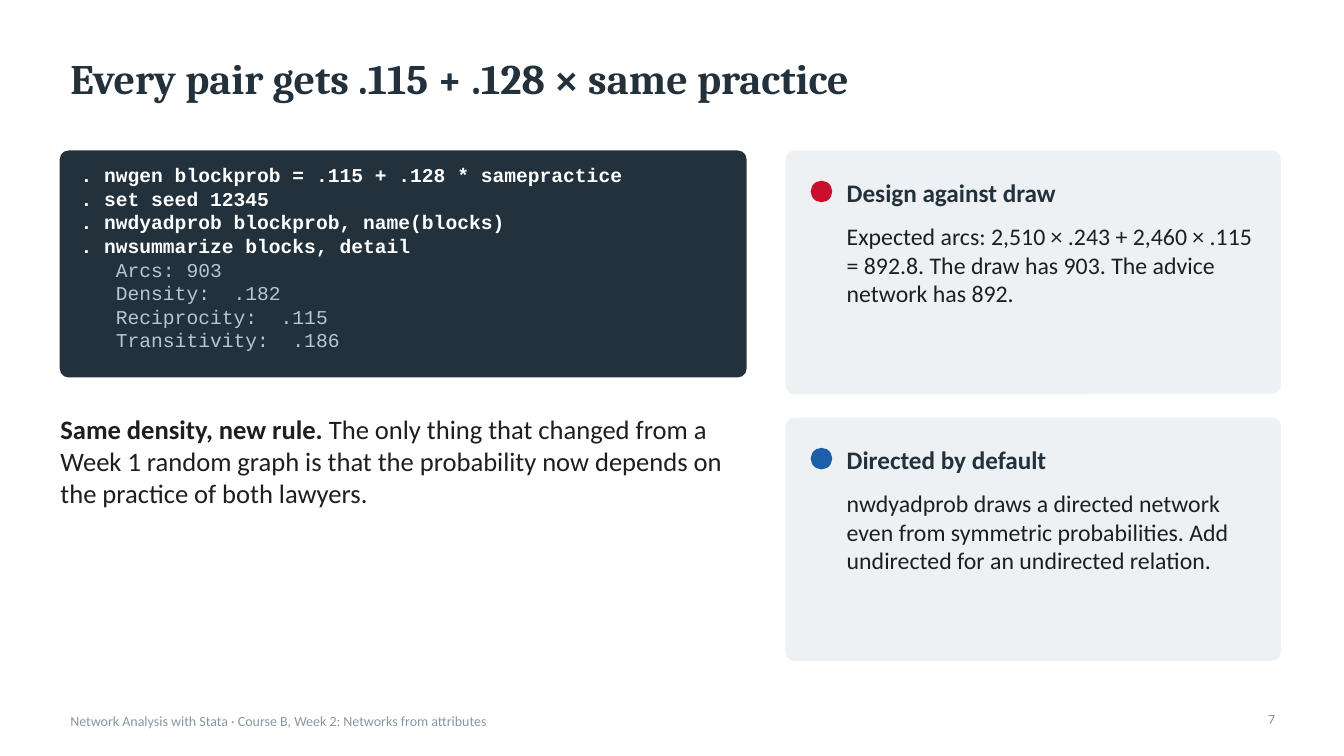
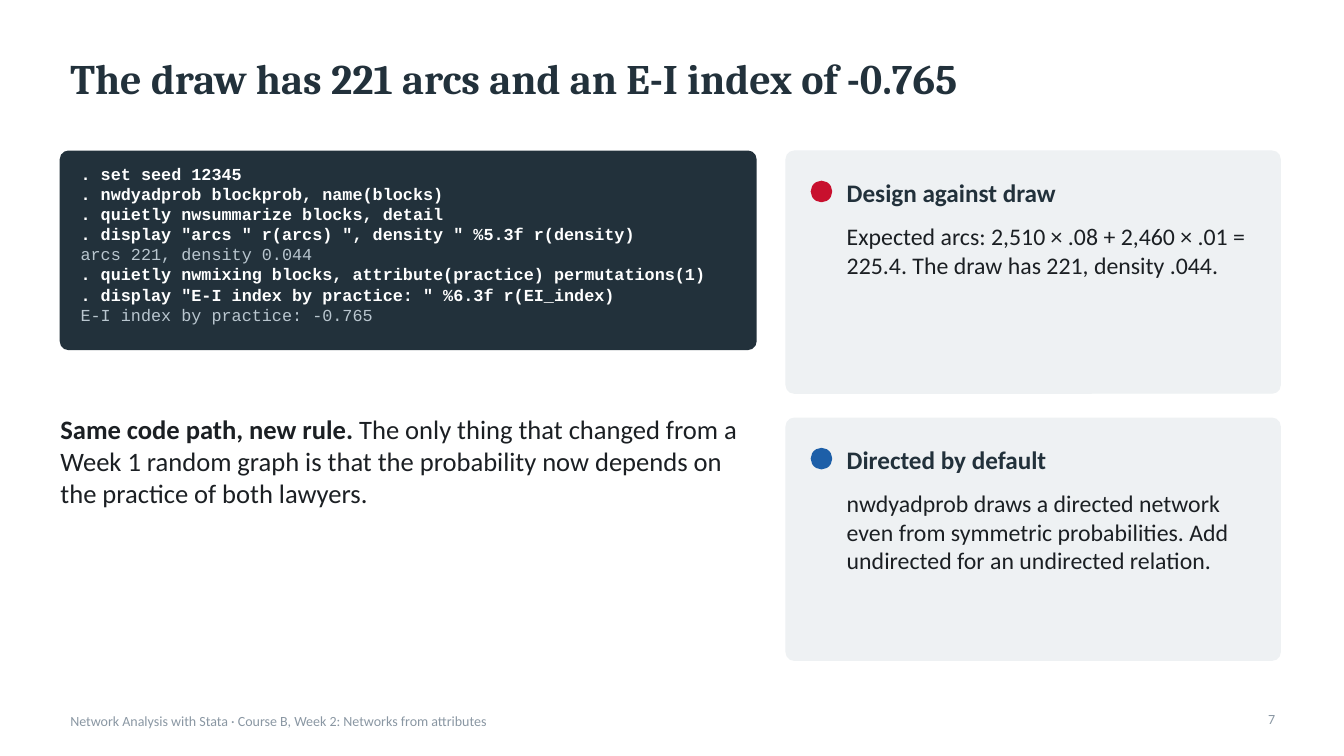
Before and after one commit to thomas-u-grund/nwcommands, a slide deck: slide 7 of website/book/teaching/slides/courseB_week02_networks_from_attributes.pptx. Drawn at 1344x756 pixels with LibreOffice and Linux fonts; fonts in the diff are those of the drawing. Boxes give left, top, right and bottom in pixels: in the first picture for what was removed or moved away, otherwise in the second. Text is boxed around its words. In the diff, an @@ line names an element or a change of style, - is before the commit and + after.

```diff
--- a/website/book/teaching/slides/courseB_week02_networks_from_attributes.pptx
+++ b/website/book/teaching/slides/courseB_week02_networks_from_attributes.pptx
@@ title at (70,64,957,95): text changed @@
-Every pair gets .115 + .128 × same practice
+The draw has 221 arcs and an E-I index of -0.765
@@ rounded rectangle: place and size @@
-rounded rectangle at (60,151,746,377)
+rounded rectangle at (60,151,756,350)
@@ rounded rectangle at (60,151,756,350): proportions changed @@
@@ text at (101,168,443,204): size 14 to 12 pt in ". set seed 12345", ". nwdyadprob blockprob, name(blocks)" @@
@@ text at (104,169,622,186): paragraph removed @@
-. nwgen blockprob = .115 + .128 * samepractice
@@ text at (81,208,705,325): text changed; size 14 to 12 pt; text colour #B9C6CF to #FFFFFF; bold on @@
-. nwsummarize blocks, detail
-Arcs: 903
-Density: .182
-Reciprocity: .115
-Transitivity: .186
+. quietly nwsummarize blocks, detail
+. display "arcs " r(arcs) ", density " %5.3f r(density)
+arcs 221, density 0.044
+. quietly nwmixing blocks, attribute(practice) permutations(1)
+. display "E-I index by practice: " %6.3f r(EI_index)
+E-I index by practice: -0.765
@@ text at (847,228,1228,278): text changed @@
-Expected arcs: 2,510 × .243 + 2,460 × .115 = 892.8. The draw has 903. The advice network has 892.
+Expected arcs: 2,510 × .08 + 2,460 × .01 = 225.4. The draw has 221, density .044.
@@ text at (60,420,737,508): text changed @@
-Same density, new rule. The only thing that changed from a Week 1 random graph is that the probability now depends on the practice of both lawyers.
+Same code path, new rule. The only thing that changed from a Week 1 random graph is that the probability now depends on the practice of both lawyers.
```
Also in this commit, not shown: 16 other slides changed, 1 slide added, 1 slide removed, 7 other files.
